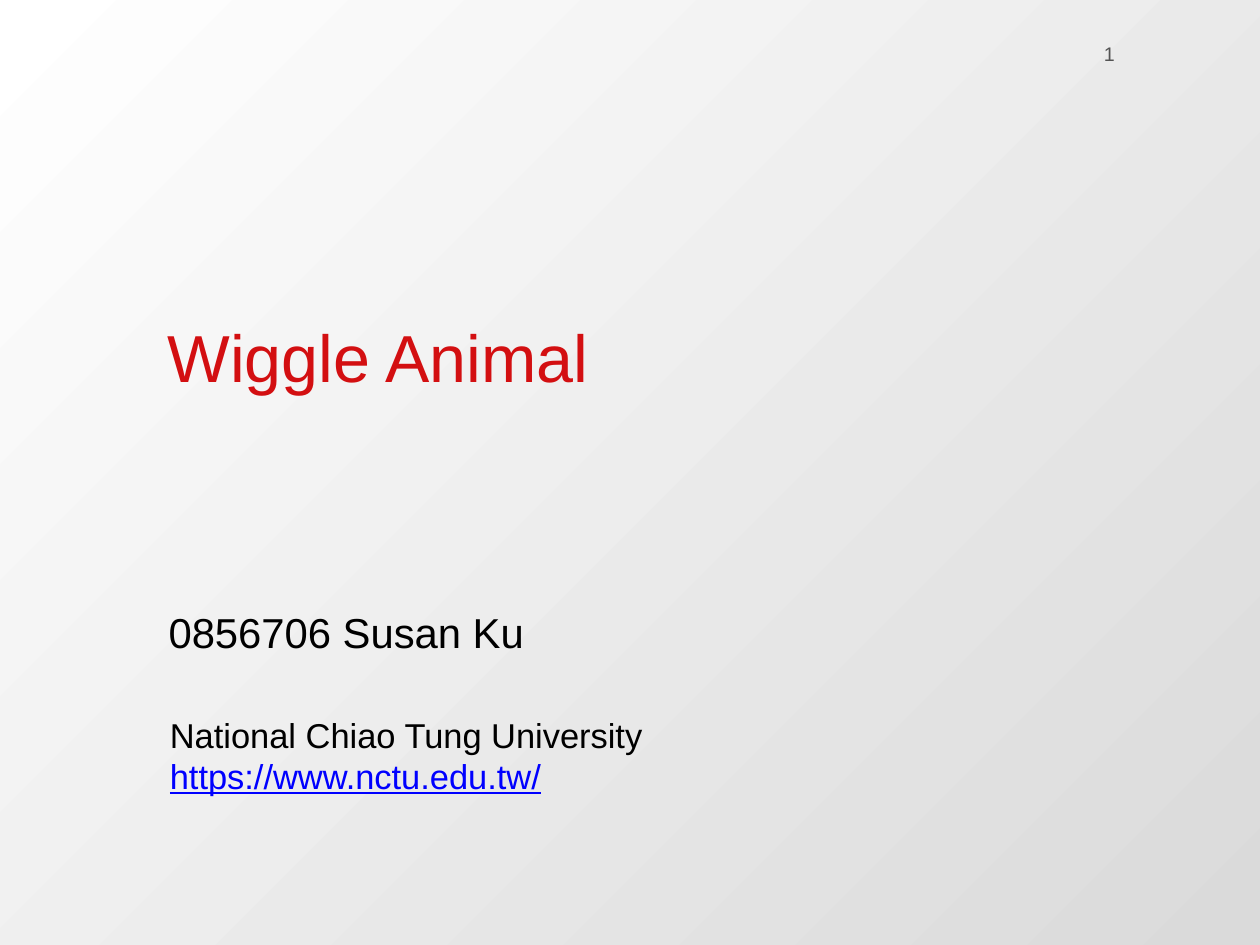
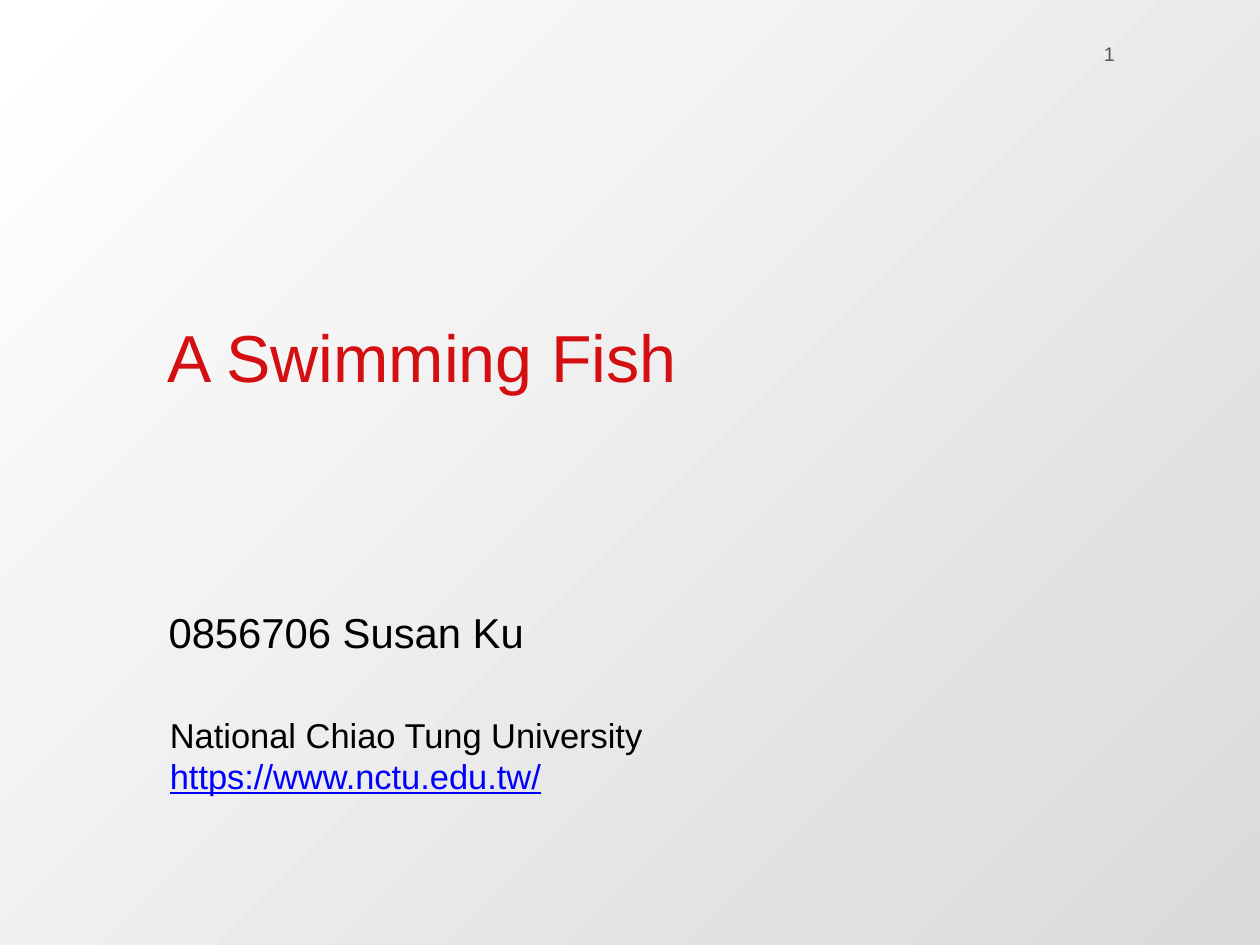
Before and after one commit to QuantLet/SDA_2020_NCTU, a slide deck: slide 1 of Susan/HW1_WiggleAnimal/2020 SDA I NCTU_0856706_HW1.pptx. Drawn at 1260x945 pixels with LibreOffice and Linux fonts; fonts in the diff are those of the drawing; background and template pictures are left out. Boxes give left, top, right and bottom in pixels: in the first picture for what was removed or moved away, otherwise in the second. Text is boxed around its words. In the diff, an @@ line names an element or a change of style, - is before the commit and + after.

```diff
--- a/Susan/HW1_WiggleAnimal/2020 SDA I NCTU_0856706_HW1.pptx
+++ b/Susan/HW1_WiggleAnimal/2020 SDA I NCTU_0856706_HW1.pptx
@@ text at (167, 334, 676, 394): text changed @@
-Wiggle Animal
+A Swimming Fish
```
Also in this commit, not shown: 2 other slides changed.
